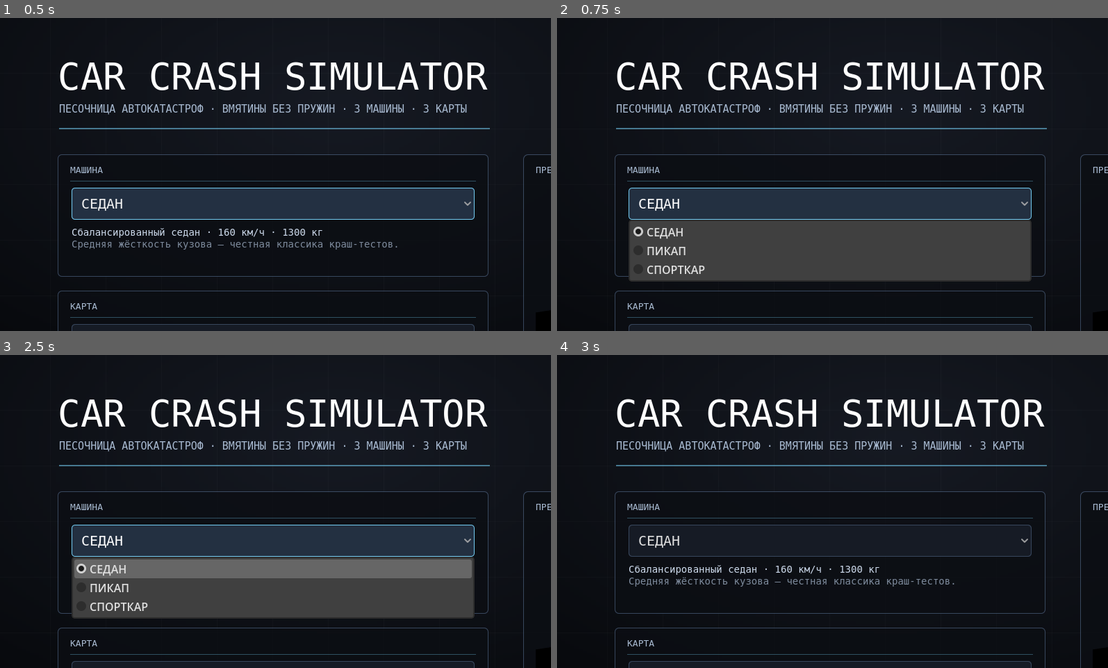
Above: before the commit, frames 1-4 (two rows, left to right).
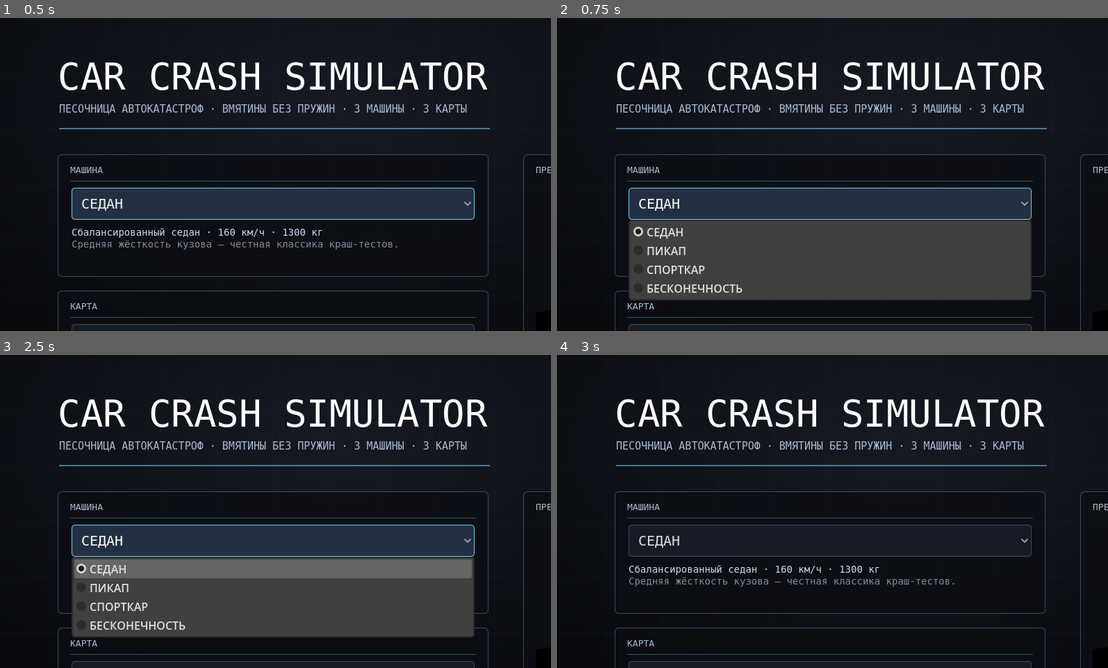
Above: after the commit, the same moments.

Repository: lightcodegit/carcrashsimulator
Game: Godot game, scene res://scenes/main_menu.tscn
The game is run twice, just before and just after one commit, with the same random seed, the same clock (stepped at 60 frames per second) and the same inputs.
Inputs (mouse positions are in pixels of both pictures, inside the frame that each line leads up to):
- Up to frame 1 (0.5 s): no input
- Up to frame 2 (0.75 s): click "СЕДАН" at 0.5 s
- Up to frame 3 (2.5 s): tap Enter at 1.25 s; move the mouse to (396, 495) at 1.27 s; hold D (steer_right) 1.28-2 s; hold C (cam_cycle) 1.28-2 s; click (396, 495) at 1.42 s; tap R (respawn) at 2 s; drag from (159, 527) to (247, 574) at 2.02 s
- Up to frame 4 (3 s): move the mouse to (887, 442) at 2.77 s; hold D (steer_right) from 2.78 s (still down); hold W (throttle) from 2.78 s (still down)

Frame 1 is identical in both runs. In frame 2, 4.4% of the frame differs, in the area x 12-87%, y 83-91%; in frame 3, 4.4%; in frame 4, nothing differs.

Commit message:
feat(car): «Машина бесконечности» — без потолка скорости и с разгоном 4.6 g
vmax = INF: кривая тяги car_rig.gd построена как 1 − (v/vmax)^1.6, поэтому при бесконечном
потолке она не падает вообще — машина ускоряется, пока её держит сопротивление воздуха.
Замер на трассе: пик 565 км/ч, стенку на финише приняла на 507 км/ч. Разгон 45 м/с²,
масса 900 кг, сцепление 12, руль 260 °/с; тормоз оставлен в покрышечном пределе 12.3 м/с²,
иначе машина, которую нельзя остановить, была бы не игрушкой, а проблемой.

Числовые интерфейсы за собой потянуло: int(INF) — мусор, поэтому в спецификации потолка
печатается «∞», а стрелка спидометра при бесконечном vmax получает конечную шкалу (600 км/ч):
иначе шкала строила бы бесконечный делитель и стрелка не двигалась.

Проверка «тормоз сильнее мотора» в t2_params была права, пока моторы были в пределах
сцепления. Для машины с 4.6 g разгона она требует невозможного, поэтому теперь она звучит
как физика: торможение не слабее того, что держат шины (min(разгон, 1.25 g)). t2_params
плюсом проверяет, что потолка у этой машины действительно нет, а разгон — самый большой,
и что пресеты с конечным тормозом не сломаны. h_bench научился выбирать машину (CAR=...).

h_t11 с 12 комбинаций не добавила: кузов у неё тот же race.glb и материал тот же, то есть
проверка света повторялась бы без нового сигнала.

Diff:
--- a/scripts/core/vehicle_db.gd
+++ b/scripts/core/vehicle_db.gd
@@ -15,6 +15,15 @@
 			p.mass = 1900; p.accel_max = 6.0; p.vmax_kmh = 140; p.brake_decel = 9.0
 			p.steer_rate_deg = 150; p.grip = 6.0; p.width = 2.0
 			p.accent_color = Color(0.16, 0.35, 0.72)
+		"infinity":
+			# «Машина бесконечности»: паспортного потолка нет (vmax = INF, и кривая
+			# тяги тогда не падает вовсе), разгон вчетверо сильнее спортивного.
+			# Тормоз при этом остаётся в покрышечном пределе — иначе она была бы
+			# неуправляемой игрушкой, а не машиной, которой можно ехать.
+			p.model = "res://assets/cars/race.glb"
+			p.mass = 900; p.accel_max = 45.0; p.vmax_kmh = INF; p.brake_decel = 12.3
+			p.steer_rate_deg = 260; p.grip = 12.0; p.width = 1.9
+			p.accent_color = Color(0.62, 0.28, 0.95)
 		"sport":
 			p.model = "res://assets/cars/race.glb"
 			p.mass = 1050; p.accel_max = 11.0; p.vmax_kmh = 210; p.brake_decel = 12.3
--- a/scripts/ui/hud.gd
+++ b/scripts/ui/hud.gd
@@ -335,7 +335,9 @@
 
 func bind(car: CarRig) -> void:
 	_car = car
-	_gauge.vmax = car.params.vmax_kmh * 1.05
+	# Шкала спидометра обязана быть конечной: у машины без потолка скорости
+	# стрелка всё равно должна иметь куда доезжать.
+	_gauge.vmax = (car.params.vmax_kmh * 1.05) if is_finite(car.params.vmax_kmh) else 600.0
 	_gauge.accent = car.params.accent_color
 	_deform_full = DentBody.MAX_DEPTH_RATIO * car.params.height
 	_row_vals[4].text = "%.2f м" % car.params.length
--- a/scripts/ui/main_menu.gd
+++ b/scripts/ui/main_menu.gd
@@ -6,6 +6,7 @@
 	["СЕДАН", "sedan", "Сбалансированный седан · 160 км/ч · 1300 кг\nСредняя жёсткость кузова — честная классика краш-тестов."],
 	["ПИКАП", "pickup", "Тяжёлый пикап · 140 км/ч · 1900 кг\nКузов держит удар, который ломает остальных."],
 	["СПОРТКАР", "sport", "Хрупкий спорткар · 210 км/ч · 1050 кг\nБыстрый и низкий: мнётся глубоко и эффектно."],
+	["БЕСКОНЕЧНОСТЬ", "infinity", "Машина бесконечности · без потолка скорости · 900 кг\nРазгон вчетверо сильнее спорткара: держаться за дорогу сможет не всегда."],
 ]
 const MAPS := [
 	["АРЕНА", "arena", "Испытательный полигон: стены, столбы, отбойники,\nрампа 13°, конусы и краш-блок."],
@@ -274,8 +275,11 @@
 	_car_node.scale = Vector3.ONE * s
 	_car_node.position = Vector3(-a.get_center().x * s, -a.position.y * s, -a.get_center().z * s)
 	_preview_name.text = id.to_upper()
-	_spec.text = "МАССА %d кг     МАКС %d км/ч     РАЗГОН %.1f м/с²\nДЛИНА %.2f м     ШИРИНА %.2f м     ВЫСОТА %.2f м\nТОРМОЗ %.1f м/с²     РУЛЬ %.0f °/с     СЦЕПЛЕНИЕ %.1f" % [
-		int(p.mass), int(p.vmax_kmh), p.accel_max, p.length, p.width, p.height,
+	# int(INF) — это не «бесконечность», а мусор, поэтому потолок скорости у машины
+	# без потолка печатается знаком, а не числом
+	var vmax_txt := "∞" if not is_finite(p.vmax_kmh) else "%d км/ч" % int(p.vmax_kmh)
+	_spec.text = "МАССА %d кг     МАКС %s     РАЗГОН %.1f м/с²\nДЛИНА %.2f м     ШИРИНА %.2f м     ВЫСОТА %.2f м\nТОРМОЗ %.1f м/с²     РУЛЬ %.0f °/с     СЦЕПЛЕНИЕ %.1f" % [
+		int(p.mass), vmax_txt, p.accel_max, p.length, p.width, p.height,
 		p.brake_decel, p.steer_rate_deg, p.grip]
 
 func _build_footer() -> void:
--- a/tests/h_bench.gd
+++ b/tests/h_bench.gd
@@ -5,13 +5,17 @@
 const FROM := 300
 const TO := 900
 var _gm: GameManager
+var _map := ""
+var _car := ""
 var _f := 0
 var _t0 := 0
 
 func _ready() -> void:
-	var id := OS.get_environment("MAP")
-	if id == "": id = "speedway"
-	GameContext.select("sport", id)
+	_map = OS.get_environment("MAP")
+	if _map == "": _map = "speedway"
+	_car = OS.get_environment("CAR")
+	if _car == "": _car = "sport"
+	GameContext.select(_car, _map)
 	_gm = load("res://scenes/game.tscn").instantiate()
 	add_child(_gm)
 	await get_tree().process_frame
@@ -22,7 +26,7 @@
 	if _f == FROM: _t0 = Time.get_ticks_usec()
 	if _f == TO:
 		var per := float(Time.get_ticks_usec() - _t0) / float(TO - FROM)
-		print("BENCH %s: %.4f мс/тик (%.2f× шага 16.67 мс), x=%.0f км/ч=%.0f" % [
-			OS.get_environment("MAP"), per / 1000.0, per / 16670.0,
+		print("BENCH %s/%s: %.4f мс/тик (%.2f× шага 16.67 мс), x=%.0f км/ч=%.0f" % [
+			_map, _car, per / 1000.0, per / 16670.0,
 			_gm.car.chassis.global_position.x, _gm.car.speed_kmh()])
 		get_tree().quit(0)
--- a/tests/t2_params.gd
+++ b/tests/t2_params.gd
@@ -5,7 +5,7 @@
 	if not cond: _fails += 1; print("FAIL: " + msg)
 
 func _initialize() -> void:
-	var ids := ["sedan", "pickup", "sport"]
+	var ids := ["sedan", "pickup", "sport", "infinity"]
 	var by_id := {}
 	for id in ids:
 		var p = VehicleDB.get_params(id)
@@ -23,10 +23,20 @@
 		var cs: Vector3 = p.collider_size()
 		check(cs.x > 0 and cs.y > 0 and cs.z > 0, "%s collider positive" % id)
 		check(cs.y < p.height and cs.x < p.length and cs.z < p.width, "%s collider inside body (%s)" % [id, str(cs)])
-		check(p.brake_decel > p.accel_max, "%s brakes stronger than engine" % id)
+		# «тормоз сильнее мотора» имело смысл, пока моторы были в покрышечном
+		# диапазоне. Машине без потолка скорости оно было бы неправдой: тормоз упирается
+		# в предел сцепления, и требовать от него 4.5 г бессмысленно.
+		var grip_limit := CarRig.BRAKE_MAX_G * CarRig.GRAVITY
+		check(p.brake_decel >= minf(p.accel_max, grip_limit),
+			"%s тормозит не слабее, чем позволяют шины (%.1f против %.1f)" % [id, p.brake_decel, minf(p.accel_max, grip_limit)])
 		check(p.steer_rate_deg > 10.0 and p.grip > 1.0, "%s handling sane" % id)
 	check(VehicleDB.get_params("unknown") == null, "unknown id returns null")
-	check(by_id["sport"].vmax_kmh > by_id["sedan"].vmax_kmh, "sport is the fastest")
+	check(by_id["sport"].vmax_kmh > by_id["sedan"].vmax_kmh, "sport is the fastest of ordinary cars")
+	# «Машина бесконечности» — единственная без паспортного потолка: кривая тяги
+	# car_rig.gd строится как 1 - (v/vmax)^1.6, и при INF она не падает никогда.
+	check(not is_finite(by_id["infinity"].vmax_kmh), "infinity has no speed ceiling")
+	check(by_id["infinity"].accel_max > by_id["sport"].accel_max, "infinity accelerates hardest")
+	check(is_finite(by_id["infinity"].brake_decel), "infinity still stops like a car")
 	check(by_id["sport"].accel_max > by_id["sedan"].accel_max, "sport accelerates harder")
 	check(by_id["pickup"].mass > by_id["sedan"].mass, "pickup is the heaviest")
 	check(by_id["pickup"].width > by_id["sedan"].width, "pickup is the widest")
--- a/tests/t3_assets.gd
+++ b/tests/t3_assets.gd
@@ -15,7 +15,7 @@
 	return out
 
 func _initialize() -> void:
-	for id in ["sedan", "pickup", "sport"]:
+	for id in ["sedan", "pickup", "sport", "infinity"]:
 		var p = VehicleDB.get_params(id)
 		if p == null: continue
 		var ps: PackedScene = load(p.model)
